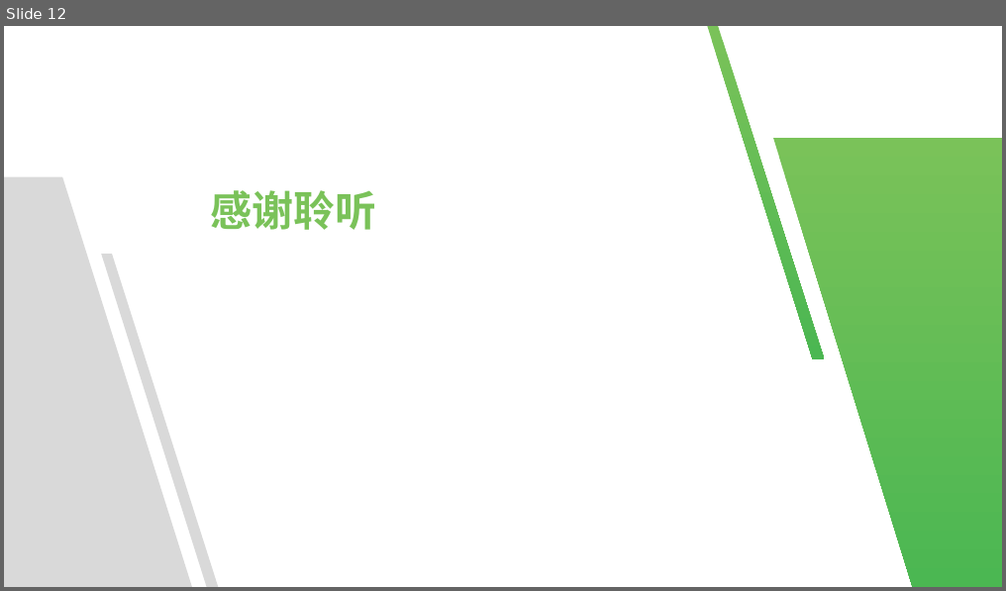
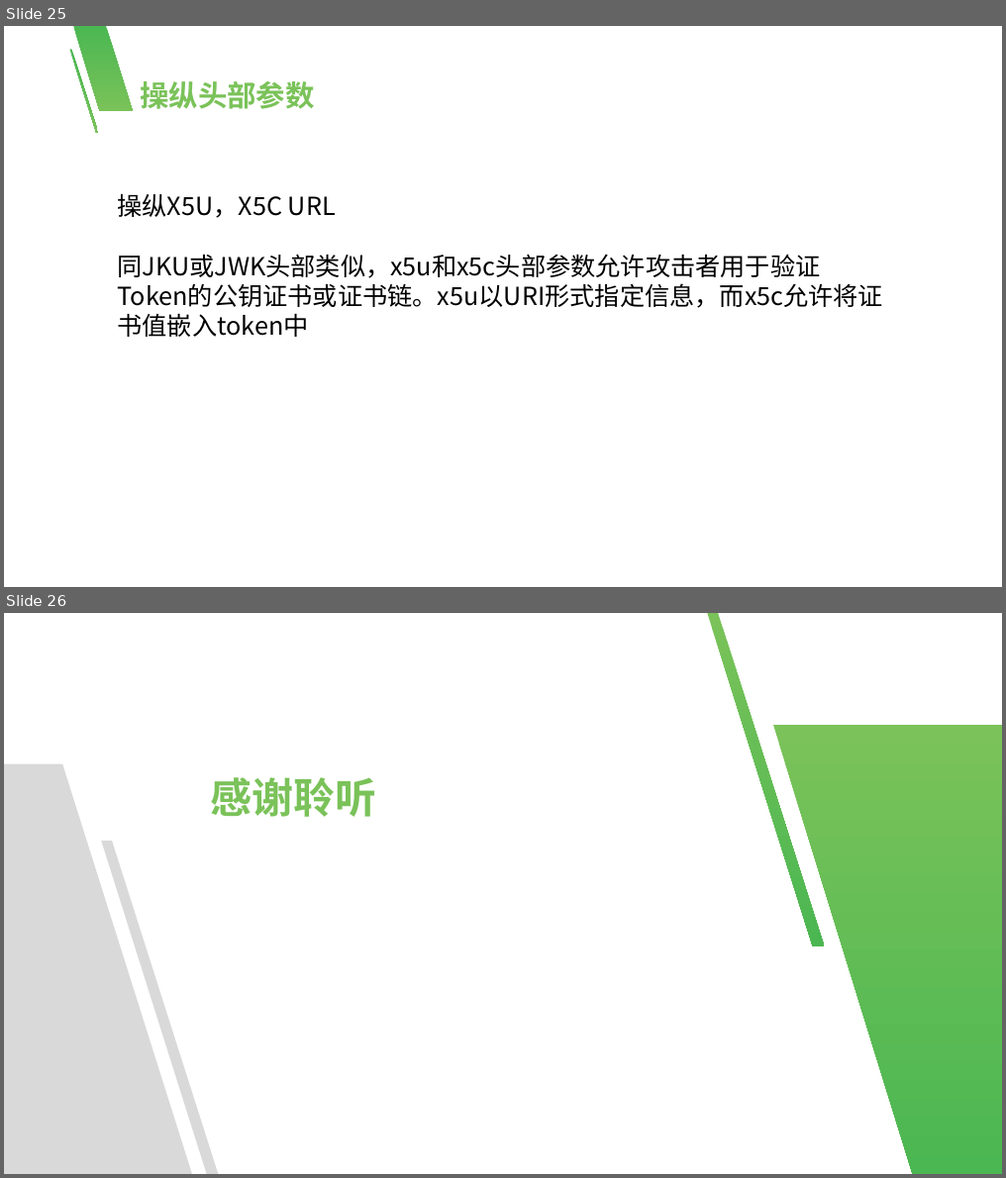
Before and after one commit to xikong-mubai/check_test, a slide deck: web/JWT.pptx. Shown one above the other, each under a label of ours: slide 12 before the commit, slides 25 and 26 after it. The pictures are 1006x591 and 1006x1178 pixels, drawn with LibreOffice and Linux fonts; fonts in the diff are those of the drawing; background and template pictures are left out. Boxes give left, top, right and bottom in pixels: in the first picture for what was removed or moved away, otherwise in the second. Text is boxed around its words. In the diff, an @@ line names an element or a change of style, - is before the commit and + after.

```diff
--- a/web/JWT.pptx
+++ b/web/JWT.pptx
@@ slide 25 added at bbox=[4, 26, 1002, 587], background #FFFFFF @@
@@ freeform shape added at bbox=[70, 49, 98, 133], fill gradient #4BB752 to #7AC259 @@
@@ freeform shape added at bbox=[73, 26, 133, 111], fill gradient #4BB752 to #7AC259 @@
@@ text added at bbox=[141, 81, 315, 109], 28 pt, text #7AC259, bold @@
+操纵头部参数
@@ text added at bbox=[118, 193, 884, 308], 24 pt, text #000000 @@
+操纵X5U，X5C URL
+同JKU或JWK头部类似，x5u和x5c头部参数允许攻击者用于验证Token的公钥证书或证书链。x5u以URI形式指定信息，而x5c允许将证书值嵌入token中
@@ what was slide 12 is now slide 26 @@
```
Also in this commit, not shown: 13 other slides added.
